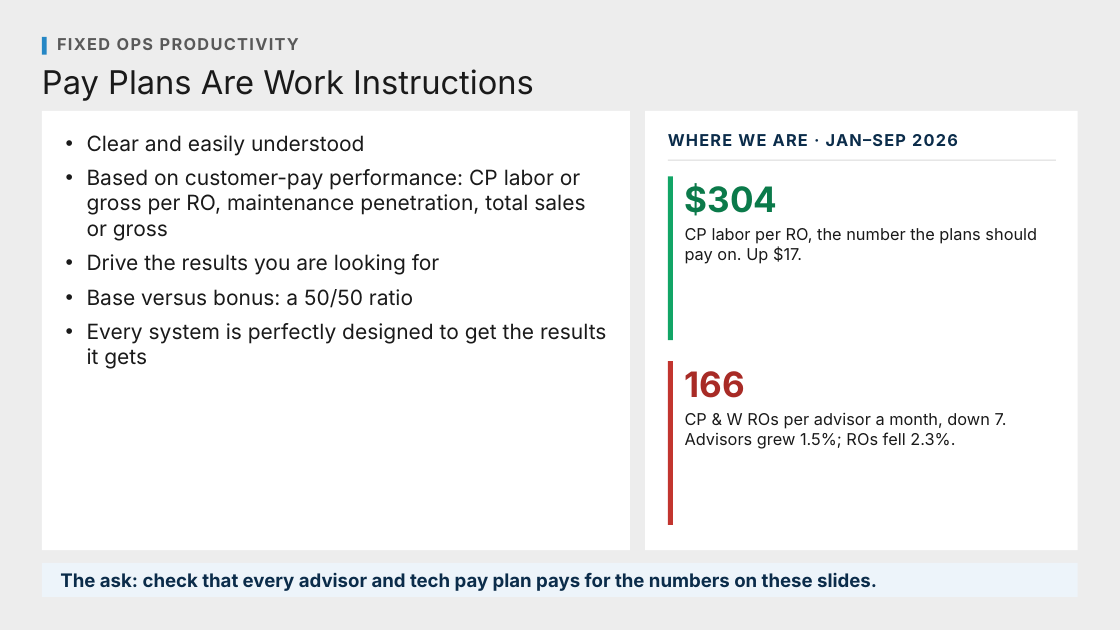
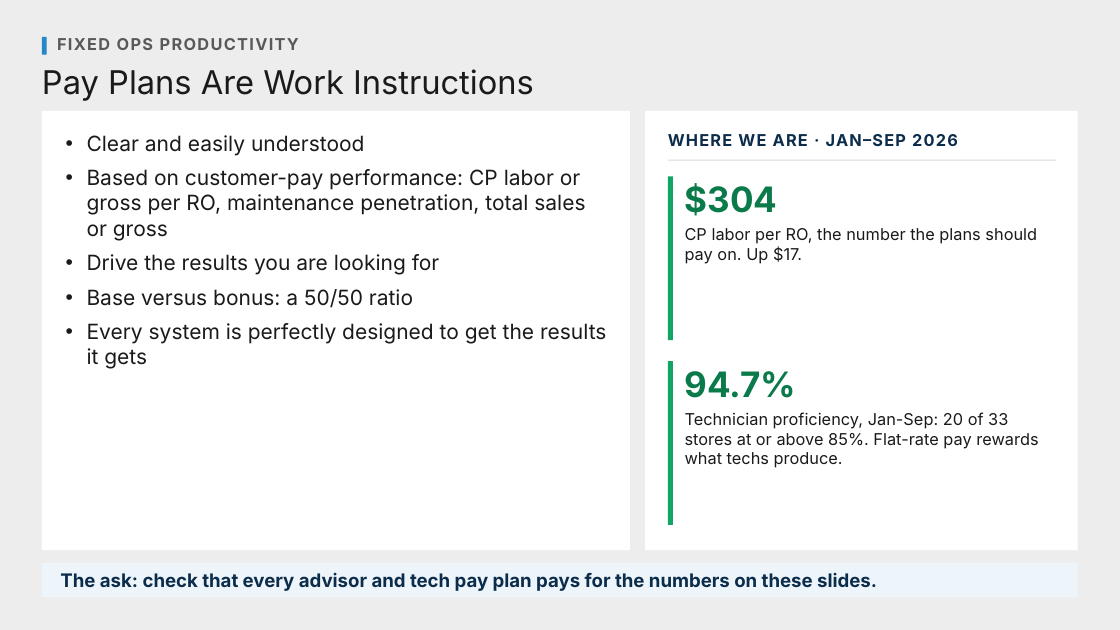
Before and after one commit to Ndresner/Noah, a slide deck: slide 12 of day2-deck/decks/Talking Points - Day 2.pptx. Drawn at 1120x630 pixels with LibreOffice and Linux fonts; fonts in the diff are those of the drawing. Boxes give left, top, right and bottom in pixels: in the first picture for what was removed or moved away, otherwise in the second. Text is boxed around its words. In the diff, an @@ line names an element or a change of style, - is before the commit and + after.

```diff
--- a/day2-deck/decks/Talking Points - Day 2.pptx
+++ b/day2-deck/decks/Talking Points - Day 2.pptx
@@ rectangle at bbox=[668, 361, 673, 525]: fill #C2352F to #12A566 @@
@@ text at bbox=[685, 371, 797, 398]: text changed; text colour #A82B26 to #0B7A4A @@
-166
+94.7%
@@ text at bbox=[685, 412, 1038, 468]: text changed @@
-CP & W ROs per advisor a month, down 7. Advisors grew 1.5%; ROs fell 2.3%.
+Technician proficiency, Jan-Sep: 20 of 33 stores at or above 85%. Flat-rate pay rewards what techs produce.
```
Also in this commit, not shown: 6 other files.
